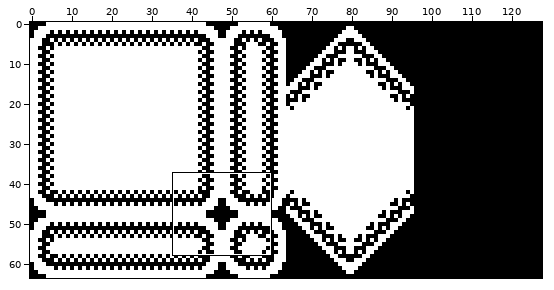
File history of a pixel-art file, Aseprite/1Bit/1BitTileset1.aseprite. Above, an overview of the earlier version with the close-up marked.
Close-up. Earlier state:
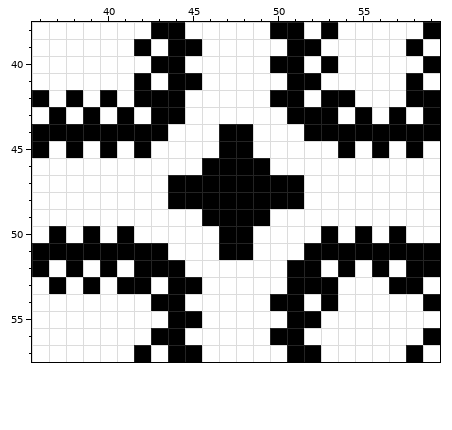
128x64 pixels, 1 frame. Shown: x 36..59, y 38..57. The commit also changed other parts of the picture, which this record leaves out.
The same view after the edit:
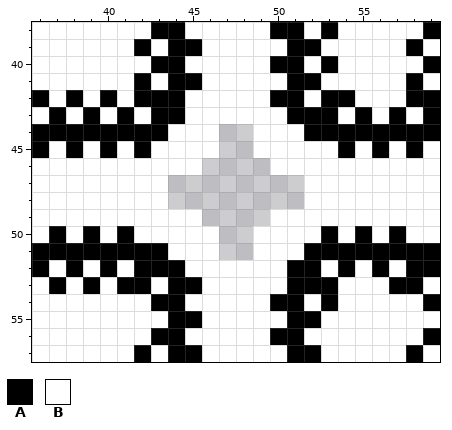
Palette (. is transparent): A #000000  B #ffffff
The edit:
Changed rows in their new state; - is an unchanged pixel.
Layer "BG":
first column x 44:
44 ---..---
45 ---..---
46 --....--
47 ........
48 ........
49 --....--
50 ---..---
51 ---..---
